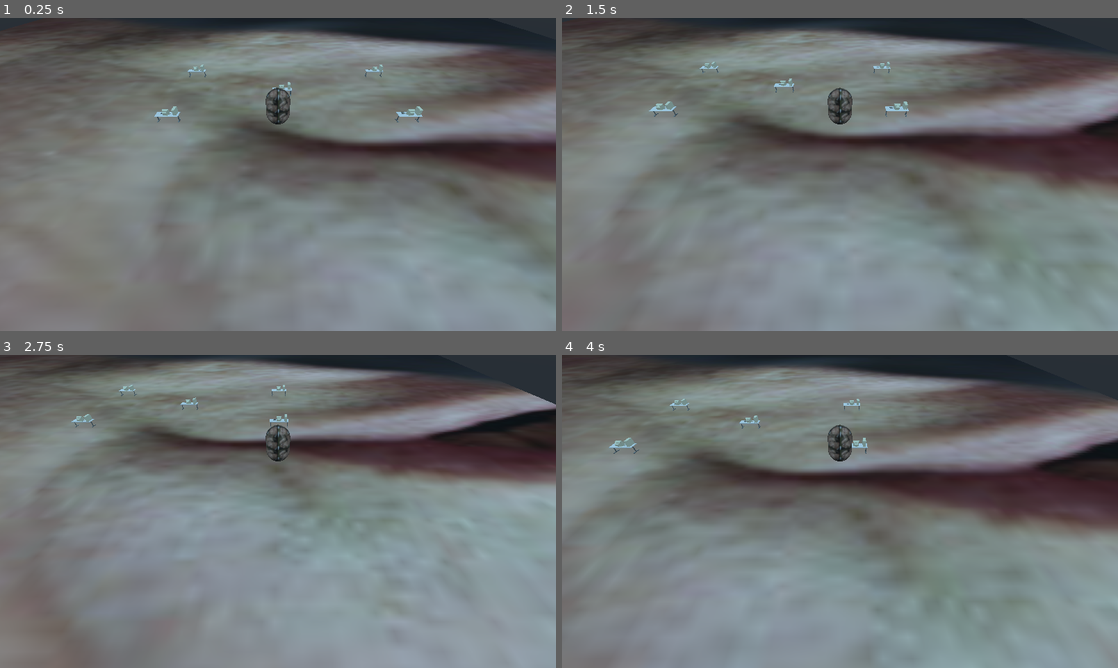
Above: before the commit, frames 1-4 (two rows, left to right).
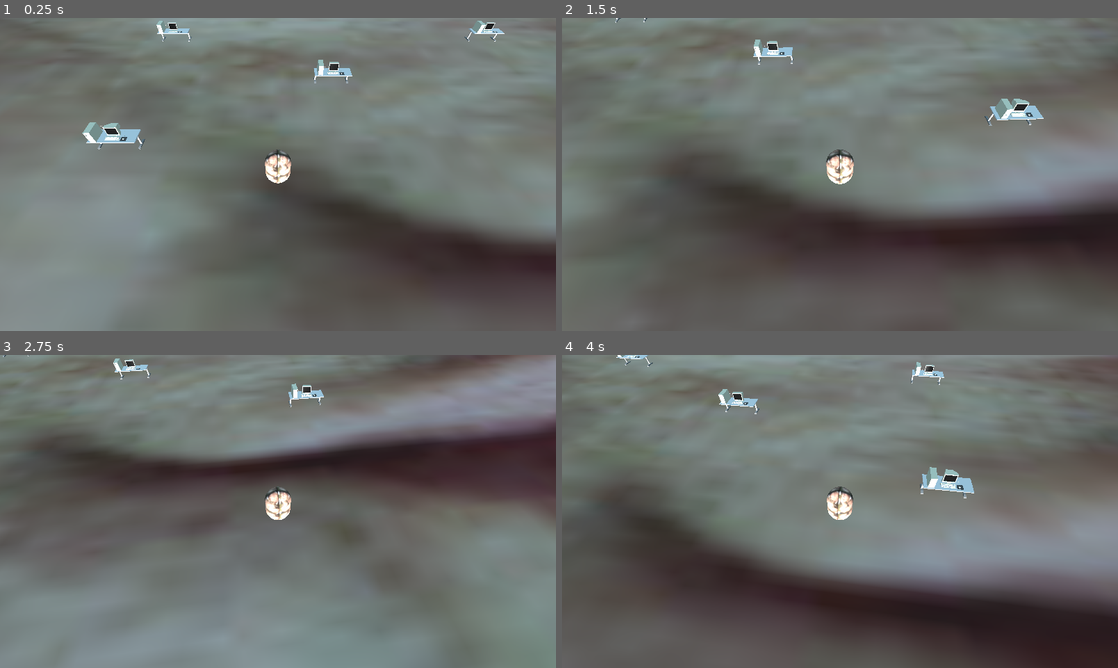
Above: after the commit, the same moments.

Repository: thinwire/Helldesk
Game: Godot game, scene res://nodes/gameworld.tscn
Two runs of this game, one before a commit and one after it. Both use one fixed random seed, a clock stepped at 60 frames per second and the inputs below.
Inputs:
- Up to frame 1 (0.25 s): no input
- Up to frame 2 (1.5 s): tap Enter at 0.5 s; hold Right (ui_right) 0.53-1.28 s; hold Down (ui_down) from 1.28 s (still down)
- Up to frame 3 (2.75 s): release Down (ui_down) at 2.03 s; hold Right (ui_right) from 2.03 s (still down)
- Up to frame 4 (4 s): release Right (ui_right) at 2.78 s; hold Up (ui_up) 2.78-3.53 s; hold Left (ui_left) from 3.53 s (still down)

The runs differ from the first frame. In frame 1, 54% of the frame differs, in the area x 0-100%, y 0-100%; in frame 2, 74%; in frame 3, 69%; in frame 4, 76%.

Commit message:
Make basic camera work

Diff:
--- a/nodes/camera.gd
+++ b/nodes/camera.gd
@@ -1,10 +1,13 @@
-extends Node
+extends Camera
 
 # Declare member variables here. Examples:
 # var a = 2
 # var b = "text"
 
 onready var player = get_parent().find_node("player");
+
+var height = 8;
+var distance = 6;
 
 # Called when the node enters the scene tree for the first time.
 func _ready():
@@ -15,8 +18,7 @@
 func _process(delta):
 
 	var p = player.translation;
-	self.translation.x = p.x;
-	self.translation.y = p.y + 4;
-	self.translation.z = p.z + 10;
-
-	pass
+	var from = Vector3(p.x, p.y + height, p.z + distance) - player.velocity * 0.1;
+	#self.look_at_from_position(p, p, Vector3.UP);
+	self.translation = from;
+	self.look_at(p, Vector3.UP);
--- a/nodes/gameworld.tscn
+++ b/nodes/gameworld.tscn
@@ -1,20 +1,24 @@
-[gd_scene load_steps=5 format=2]
+[gd_scene load_steps=4 format=2]
 
 [ext_resource path="res://nodes/player/player.tscn" type="PackedScene" id=1]
 [ext_resource path="res://nodes/level/level_root.tscn" type="PackedScene" id=2]
-[ext_resource path="res://nodes/mainCamera.gd" type="Script" id=3]
 [ext_resource path="res://nodes/camera.gd" type="Script" id=4]
 
 [node name="gameworld" type="Spatial"]
-transform = Transform( 1, 0, 0, 0, 1, 0, 0, 0, 1, 2.604, 0, 0 )
 
 [node name="player" parent="." instance=ExtResource( 1 )]
 
 [node name="level_root" parent="." instance=ExtResource( 2 )]
 
-[node name="camera" type="Spatial" parent="."]
+[node name="camera" type="Camera" parent="."]
+transform = Transform( 1, 0, 0, 0, 1, 0, 0, 0, 1, 0, 4, 5 )
+fov = 65.0
+far = 250.0
 script = ExtResource( 4 )
 
-[node name="mainCamera" type="Camera" parent="camera"]
-transform = Transform( 1, 0, 0, 0, 0.707107, 0.707107, 0, -0.707107, 0.707107, 0, 6.6043, 7.02418 )
-script = ExtResource( 3 )
+[node name="mainLight" type="DirectionalLight" parent="."]
+light_energy = 7.87
+light_indirect_energy = 1.39
+shadow_enabled = true
+directional_shadow_blend_splits = true
+directional_shadow_max_distance = 287.2
--- a/nodes/level/table.tscn
+++ b/nodes/level/table.tscn
@@ -10,7 +10,8 @@
 }
 
 [node name="CollisionShape" type="CollisionShape" parent="."]
-transform = Transform( 1, 0, 0, 0, 1, 0, 0, 0, 1, 0, 1, 0 )
+transform = Transform( 1, 0, 0, 0, 1, 0, 0, 0, 0.5, 0, 1, -0.5 )
 shape = SubResource( 2 )
 
 [node name="computer_table" parent="." instance=ExtResource( 1 )]
+transform = Transform( -1, 0, -3.25841e-07, 0, 1, 0, 3.25841e-07, 0, -1, 0, 0, 0 )
--- a/nodes/mainCamera.gd
+++ /dev/null
@@ -1,18 +0,0 @@
-extends Camera
-
-# Declare member variables here. Examples:
-# var a = 2
-# var b = "text"
-
-
-# Called when the node enters the scene tree for the first time.
-func _ready():
-	pass # Replace with function body.
-
-
-# Called every frame. 'delta' is the elapsed time since the previous frame.
-func _process(delta):
-
-
-
-	pass
--- a/nodes/player/player.tscn
+++ b/nodes/player/player.tscn
@@ -11,7 +11,7 @@
 script = ExtResource( 1 )
 
 [node name="CollisionShape" type="CollisionShape" parent="."]
-transform = Transform( 1, 0, 0, 0, -4.37114e-08, -1, 0, 1, -4.37114e-08, 0, 1.5, 0 )
+transform = Transform( 0.5, 0, 0, 0, -2.18557e-08, -0.5, 0, 0.5, -2.18557e-08, 0, 0.5, 0 )
 shape = SubResource( 2 )
 
 [node name="MeshInstance" type="MeshInstance" parent="CollisionShape"]
